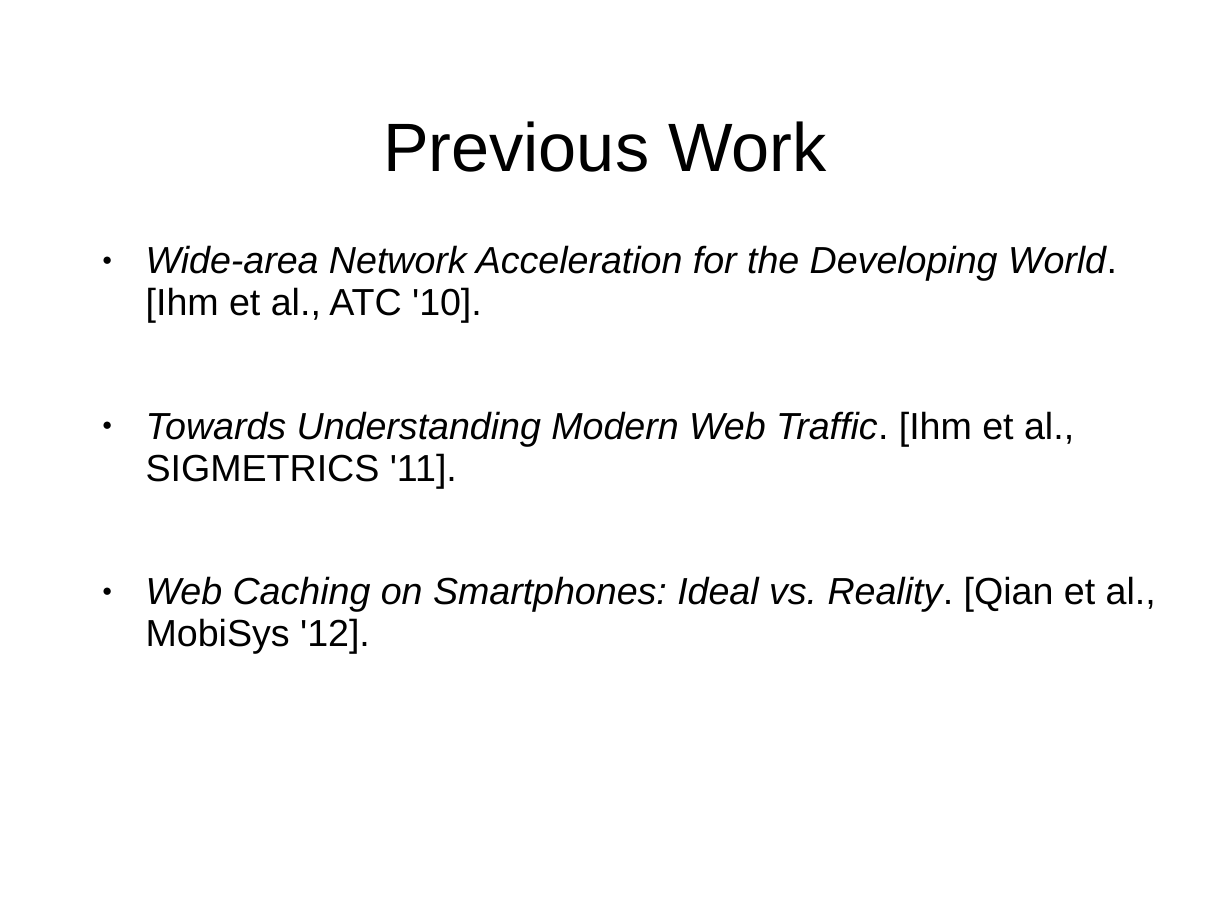
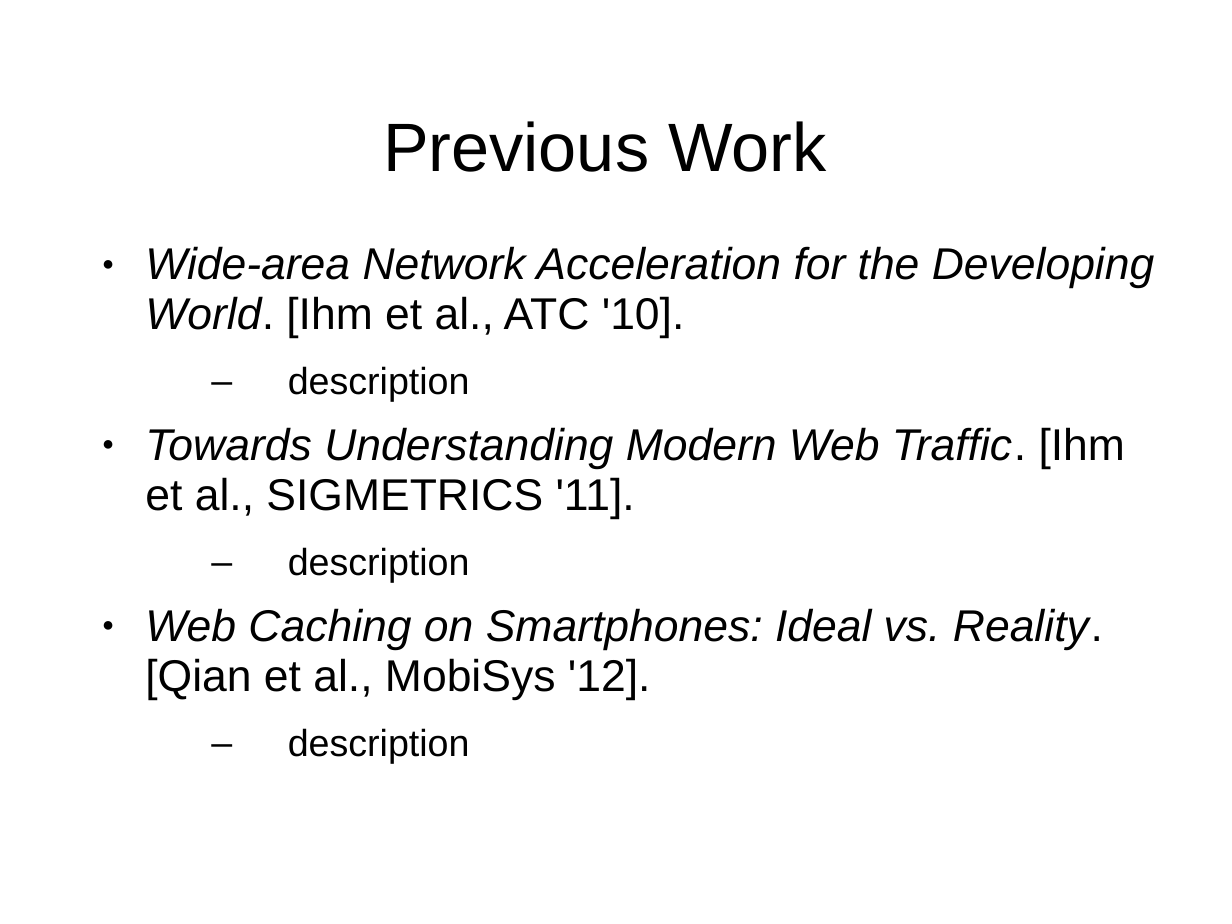
Before and after one commit to masomel/big-data-project, a slide deck: slide 3 of paper/Presentation_May17.ppt. Drawn at 1232x924 pixels with LibreOffice and Linux fonts; fonts in the diff are those of the drawing; background and template pictures are left out. Boxes give left, top, right and bottom in pixels: in the first picture for what was removed or moved away, otherwise in the second. Text is boxed around its words. In the diff, an @@ line names an element or a change of style, - is before the commit and + after.

```diff
--- a/paper/Presentation_May17.ppt
+++ b/paper/Presentation_May17.ppt
@@ text at [145,246,1155,764]: paragraph added @@
+  – description
@@ text at [145,246,1155,700]: size 22 to 26 pt in "Wide-area Network Acceleration for the Developing World. ...", "Towards Understanding Modern Web Traffic. [Ihm et ...", "Web Caching on Smartphones: Ideal vs. Reality. ..." @@
@@ text at [288,547,470,583]: paragraph added @@
+  – description
@@ text at [288,728,470,764]: paragraph added @@
+  – description
```
Also in this commit, not shown: 3 other slides changed.
